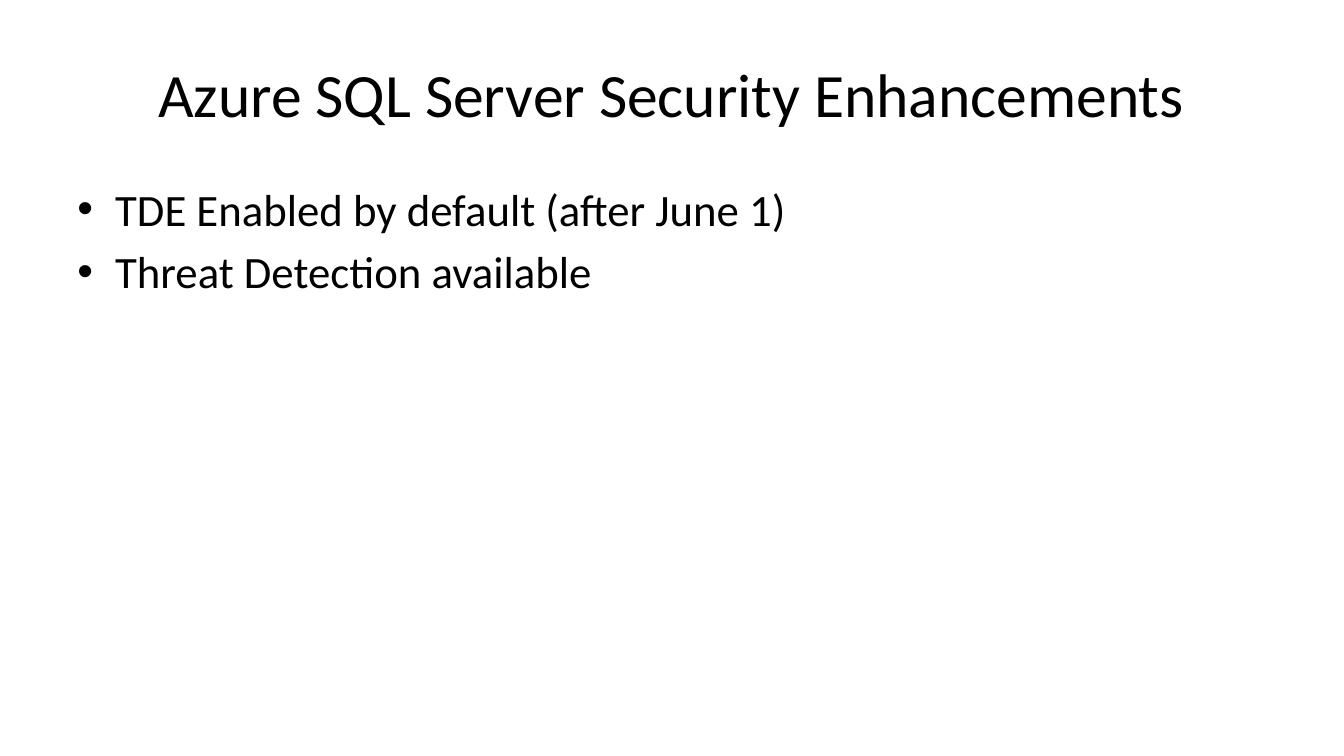
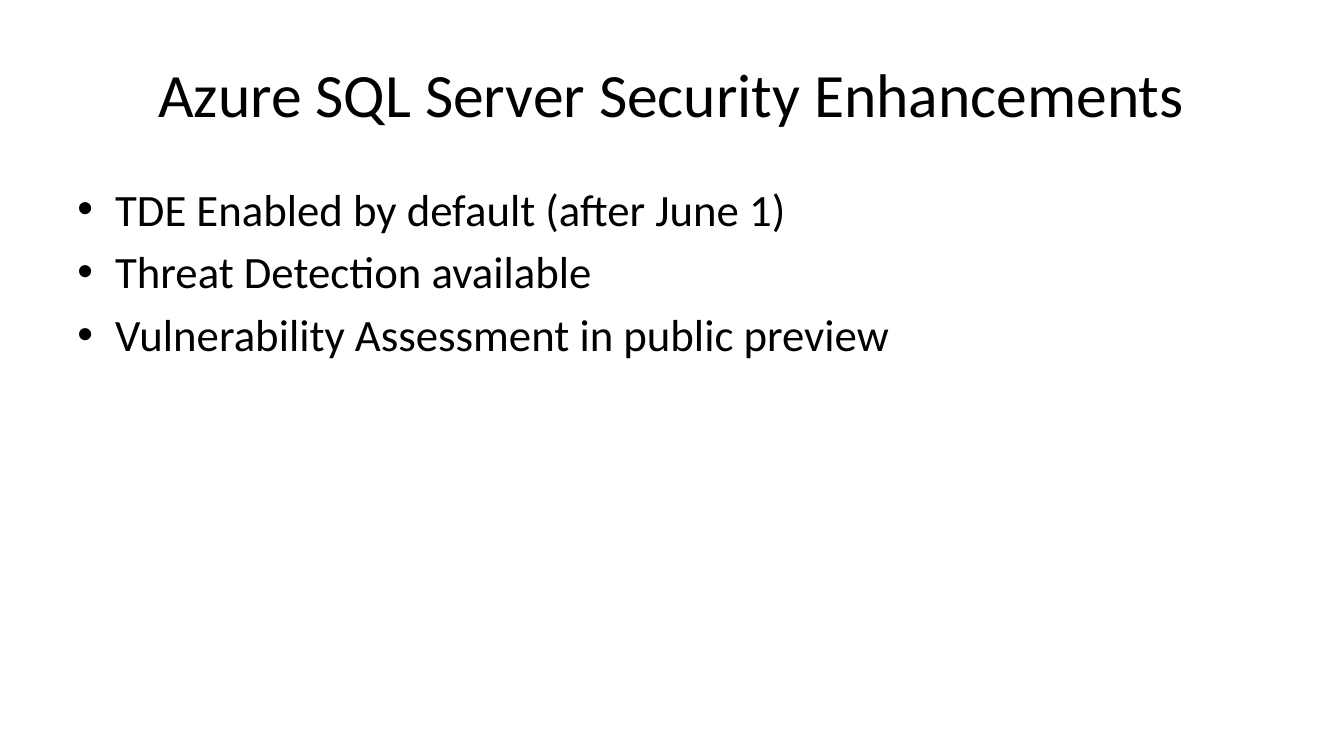
Before and after one commit to way0utwest/EndtoEndEncryptedSQL2016, a slide deck: slide 6 of ATourofSQLServer2016SecurityFeatures.pptx. Drawn at 1344x756 pixels with LibreOffice and Linux fonts; fonts in the diff are those of the drawing; background and template pictures are left out. Boxes give left, top, right and bottom in pixels: in the first picture for what was removed or moved away, otherwise in the second. Text is boxed around its words. In the diff, an @@ line names an element or a change of style, - is before the commit and + after.

Commit message:
fixed spelling error, added Azure changes for Vulnerabliity Assessment

```diff
--- a/ATourofSQLServer2016SecurityFeatures.pptx
+++ b/ATourofSQLServer2016SecurityFeatures.pptx
@@ text at [115, 320, 889, 359]: paragraph added @@
+• Vulnerability Assessment in public preview
```
Also in this commit, not shown: 3 other slides changed.
